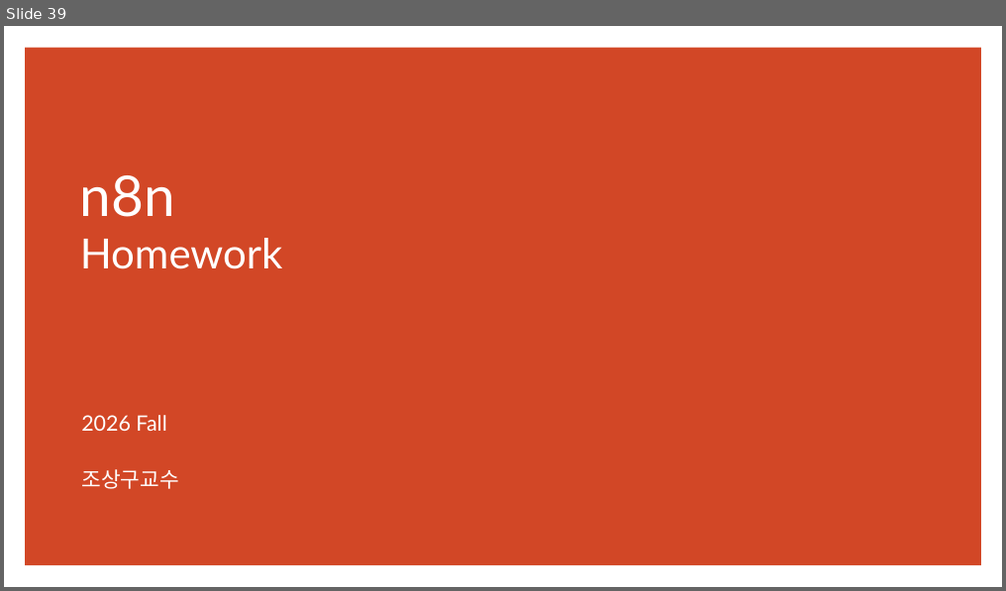
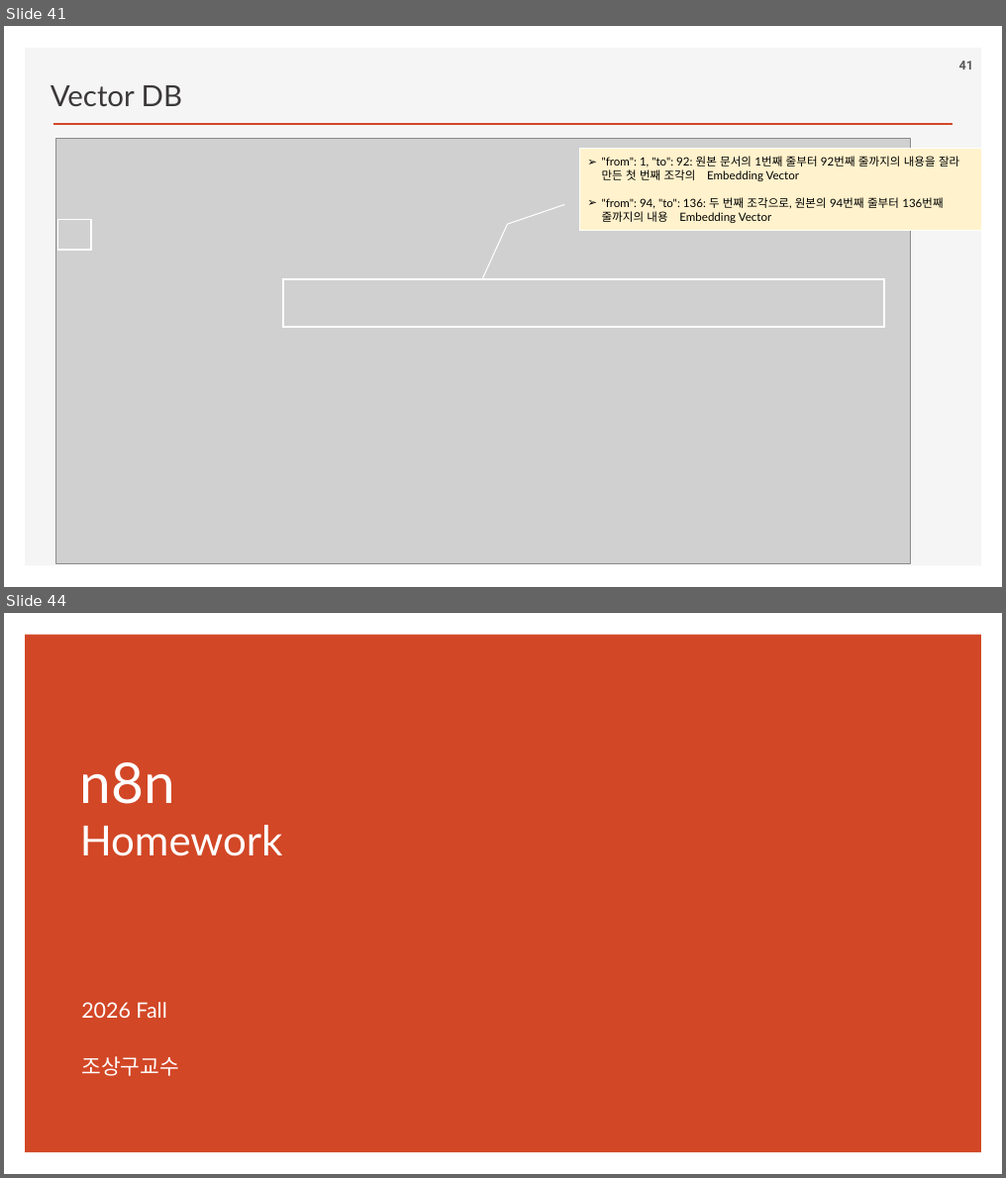
Before and after one commit to ancestor9/2026_Fall_Learning-Langchain-AI-Agent, a slide deck: PPTs/04_AI Workflow_n8n.pptx. Shown one above the other, each under a label of ours: slide 39 before the commit, slides 41 and 44 after it; the slides between them are not shown. The pictures are 1006x591 and 1006x1178 pixels, drawn with LibreOffice and Linux fonts; fonts in the diff are those of the drawing; grey boxes stand for pictures; background and template pictures are left out. Boxes give left, top, right and bottom in pixels: in the first picture for what was removed or moved away, otherwise in the second. Text is boxed around its words. In the diff, an @@ line names an element or a change of style, - is before the commit and + after.

```diff
--- a/PPTs/04_AI Workflow_n8n.pptx
+++ b/PPTs/04_AI Workflow_n8n.pptx
@@ slide 41 added at (4,26,1002,587), background #FFFFFF @@
@@ rectangle added at (25,48,982,567), fill #F5F5F5 @@
@@ page number added at (959,61,973,70), 12 pt, text #595959, bold @@
+41
@@ text added at (51,85,182,106), 28 pt, text #3B3838 @@
+Vector DB
@@ line added from (54, 124) to (952, 124), #D24726 2 pt @@
@@ picture added at (55,138,910,564) @@
@@ border callout added at (580,148,982,231), fill #FFF2CC, outline #FFFFFF 1 pt, 11 pt, text #000000 @@
+➢ "from": 1, "to": 92: 원본 문서의 1번째 줄부터 92번째 줄까지의 내용을 잘라 만든 첫 번째 조각의 Embedding Vector
+➢ "from": 94, "to": 136: 두 번째 조각으로, 원본의 94번째 줄부터 136번째 줄까지의 내용 Embedding Vector
@@ rectangle added at (57,220,91,250), outline #FFFFFF 1.5 pt @@
@@ rectangle added at (283,279,884,328), outline #FFFFFF 1.5 pt @@
@@ what was slide 39 is now slide 44 @@
```
Also in this commit, not shown: 1 slide changed, 5 other slides added, 1 slide removed.
